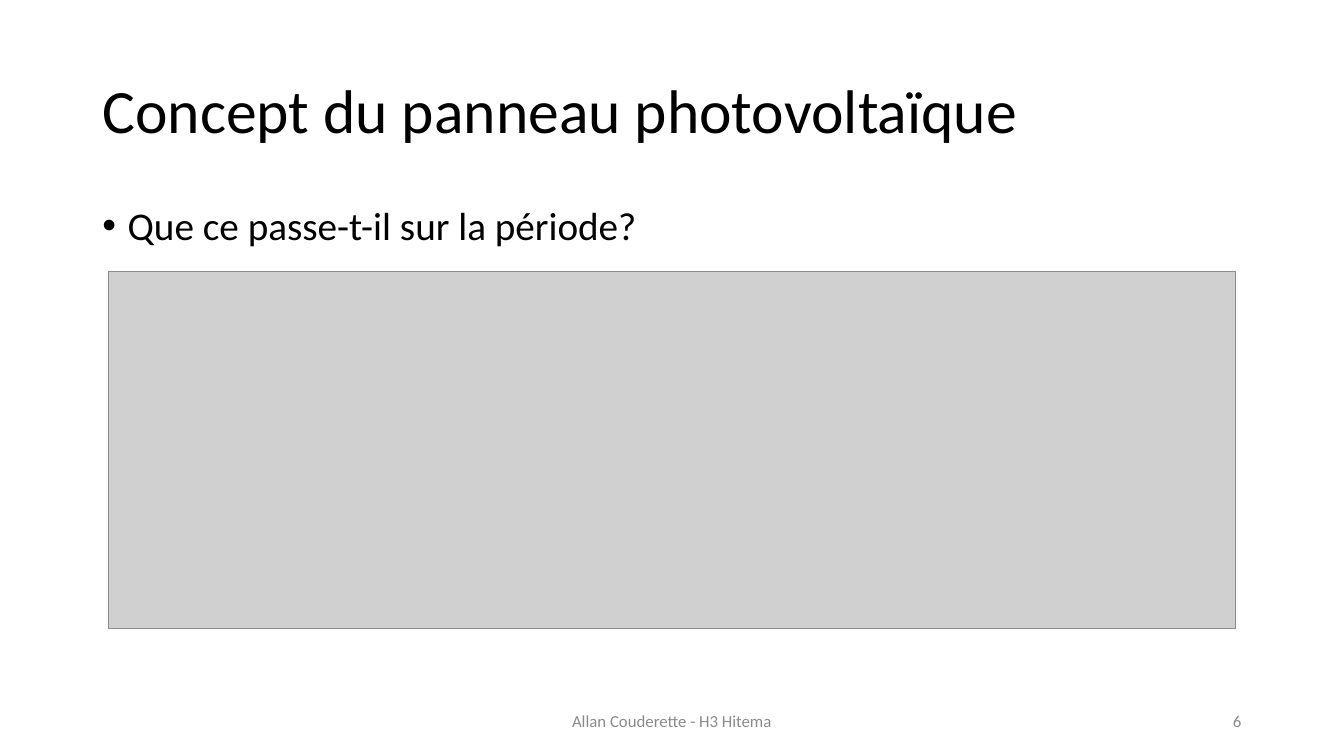
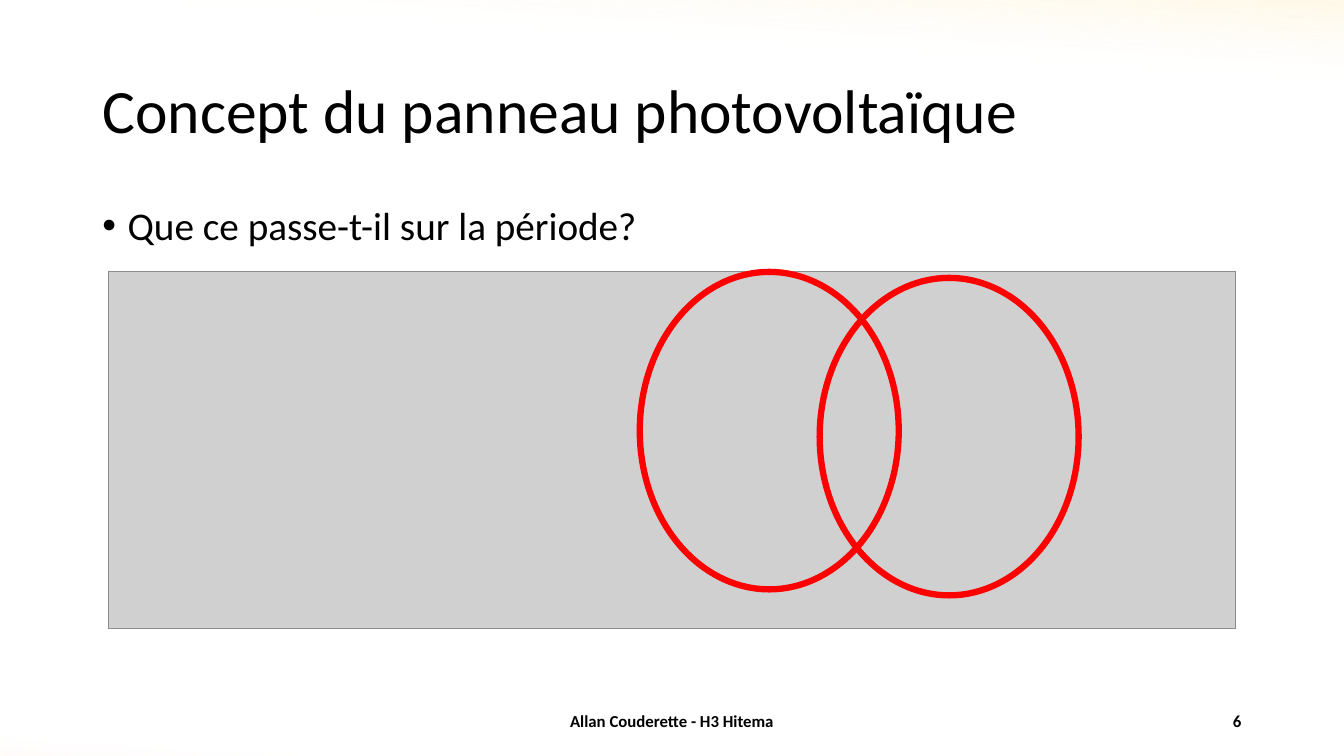
Before and after one commit to allanCouderette/ML_Solar_Power, a slide deck: slide 6 of Présentation Solar Power.pptx. Drawn at 1344x756 pixels with LibreOffice and Linux fonts; fonts in the diff are those of the drawing; grey boxes stand for pictures. Boxes give left, top, right and bottom in pixels: in the first picture for what was removed or moved away, otherwise in the second. Text is boxed around its words. In the diff, an @@ line names an element or a change of style, - is before the commit and + after.

```diff
--- a/Présentation Solar Power.pptx
+++ b/Présentation Solar Power.pptx
@@ rectangle added at (x1=0, y1=0, x2=1344, y2=756), fill gradient #FFC000 to #FFFFFF to #ED7D31 @@
@@ rectangle added at (x1=0, y1=0, x2=1344, y2=756), fill gradient #FFC000 to #FFFFFF to #ED7D31 @@
@@ ellipse added at (x1=640, y1=272, x2=899, y2=590), outline #FF0000 4.5 pt @@
@@ ellipse added at (x1=820, y1=278, x2=1079, y2=596), outline #FF0000 4.5 pt @@
@@ text "Allan Couderette - H3 Hitema" at (x1=570, y1=715, x2=774, y2=727): text colour #8C8C8C to #000000, bold on @@
@@ page number at (x1=1233, y1=715, x2=1241, y2=727): text colour #8C8C8C to #000000, bold on @@
```
Also in this commit, not shown: 15 other slides changed, 1 other file.
